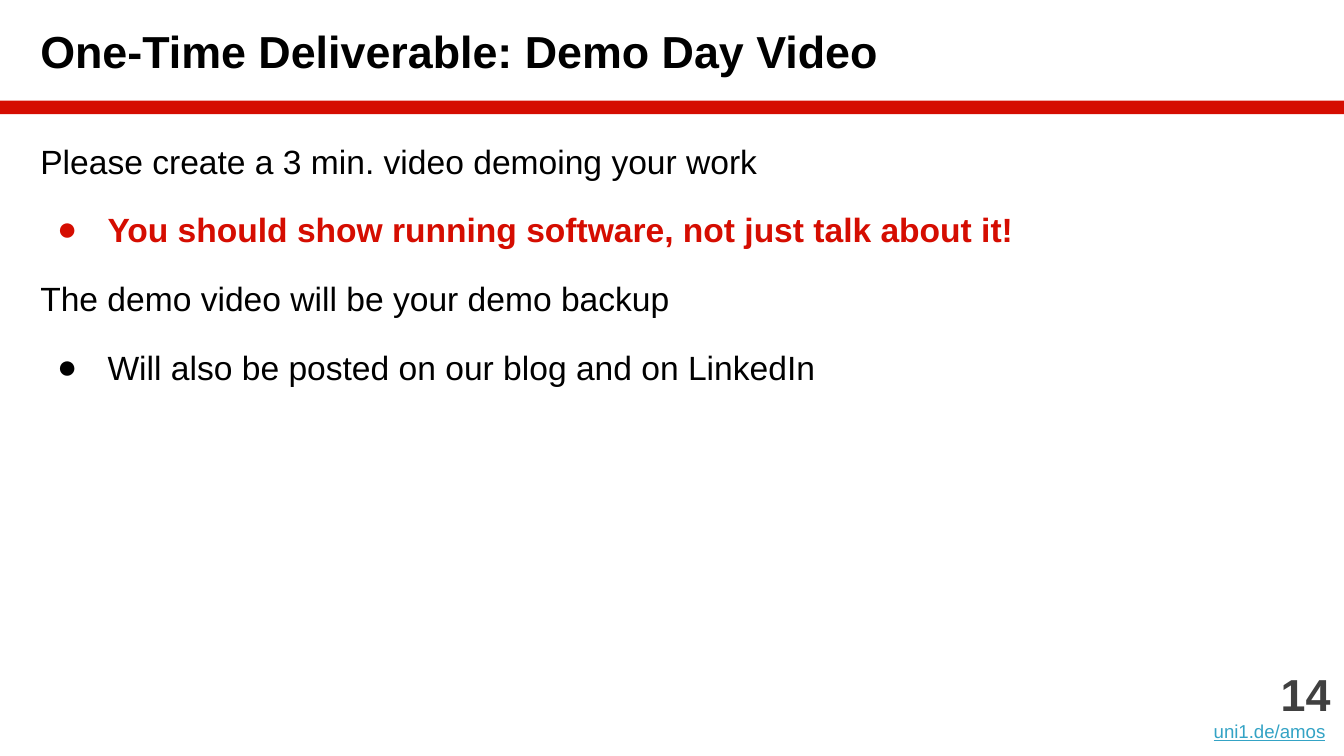
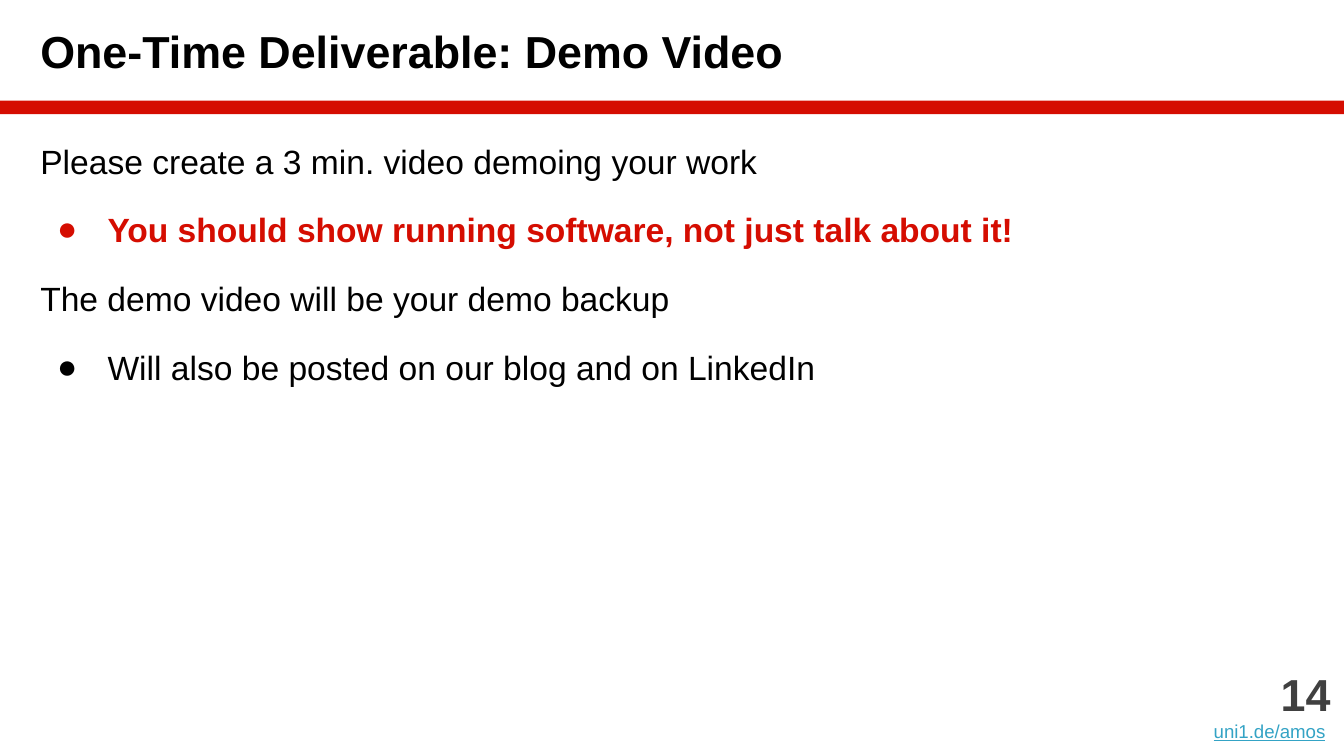
Before and after one commit to dirkriehle/amos-course, a slide deck: slide 14 of Lecture slides/AMOS C01 - Demo Day Preparation.pptx. Drawn at 1344x756 pixels with LibreOffice and Linux fonts; fonts in the diff are those of the drawing. Boxes give left, top, right and bottom in pixels: in the first picture for what was removed or moved away, otherwise in the second. Text is boxed around its words. In the diff, an @@ line names an element or a change of style, - is before the commit and + after.

Commit message:
Fixes to C01 Demo Day Prep

```diff
--- a/Lecture slides/AMOS C01 - Demo Day Preparation.pptx
+++ b/Lecture slides/AMOS C01 - Demo Day Preparation.pptx
@@ title at [40,35,783,69]: text changed @@
-One-Time Deliverable: Demo Day Video
+One-Time Deliverable: Demo Video
```
Also in this commit, not shown: 1 other slide changed, 1 other file.
